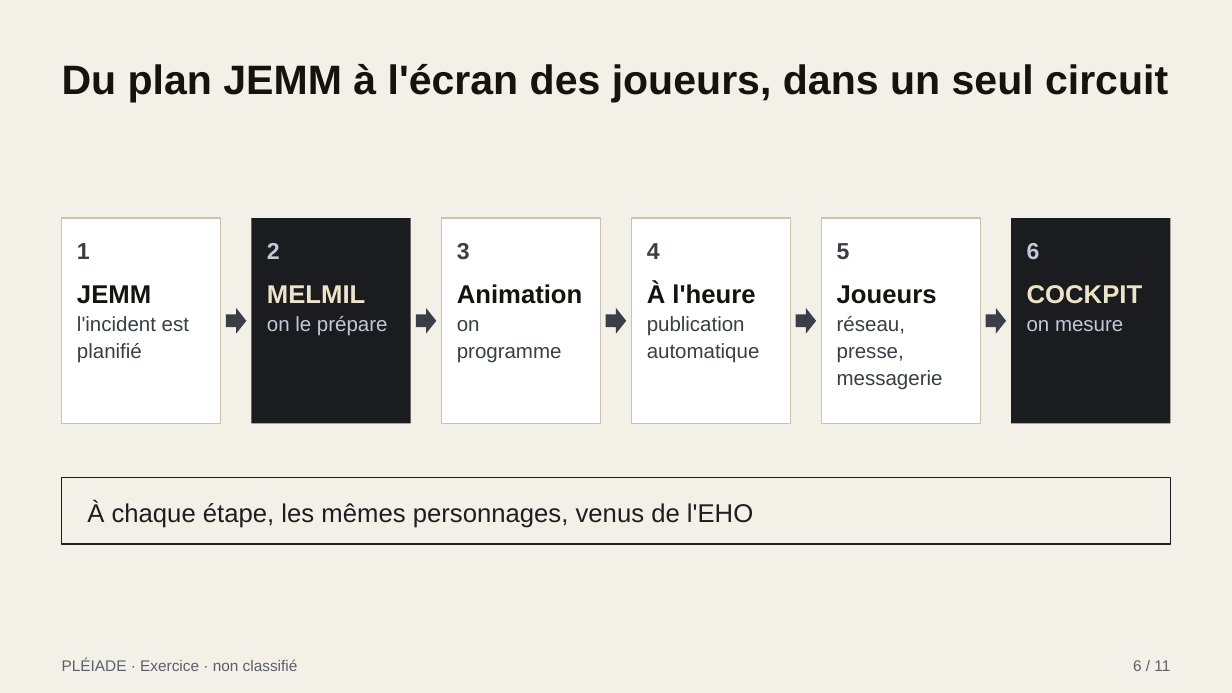
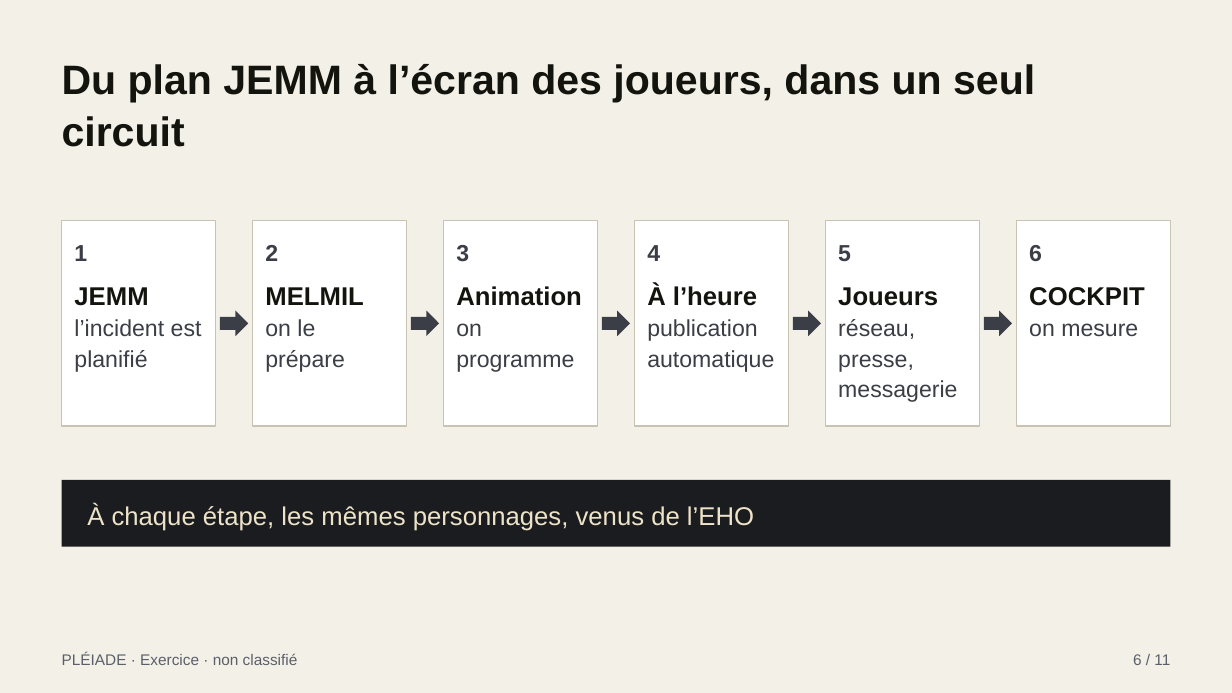
Before and after one commit to ViktorGlarak/MINERVE, a slide deck: slide 6 of PLEIADE/PRESENTATION/PLEIADE_presentation_v2.pptx. Drawn at 1232x693 pixels with LibreOffice and Linux fonts; fonts in the diff are those of the drawing. Boxes give left, top, right and bottom in pixels: in the first picture for what was removed or moved away, otherwise in the second. Text is boxed around its words. In the diff, an @@ line names an element or a change of style, - is before the commit and + after.

```diff
--- a/PLEIADE/PRESENTATION/PLEIADE_presentation_v2.pptx
+++ b/PLEIADE/PRESENTATION/PLEIADE_presentation_v2.pptx
@@ text at box(62, 64, 1035, 147): text changed @@
-Du plan JEMM à l'écran des joueurs, dans un seul circuit
+Du plan JEMM à l’écran des joueurs, dans un seul circuit
@@ rectangle: place and size @@
-rectangle at box(62, 218, 221, 423)
+rectangle at box(62, 221, 216, 426)
@@ rectangle at box(252, 221, 407, 426): fill #1B1C1F to #FFFFFF; outline none to #C9C3B3 1 pt @@
@@ text "2" at box(265, 245, 278, 261): text colour #C3C8D8 to #3B3E46 @@
@@ rectangle: place and size @@
-rectangle at box(631, 218, 790, 423)
+rectangle at box(635, 221, 789, 426)
@@ rectangle at box(1017, 221, 1171, 426): fill #1B1C1F to #FFFFFF; outline none to #C9C3B3 1 pt @@
@@ rectangle: place and size @@
-rectangle at box(1011, 218, 1170, 423)
+rectangle at box(1017, 221, 1171, 426)
@@ text "6" at box(1029, 245, 1042, 261): text colour #C3C8D8 to #3B3E46 @@
@@ text "MELMIL" at box(265, 287, 363, 372): text colour #EDE3C8 to #14140F in "MELMIL"; size 16 to 18 pt, text colour #C3C8D8 to #3B3E46 in "on le prépare" @@
@@ text at box(647, 285, 757, 306): text changed @@
-À l'heure
+À l’heure
@@ text "COCKPIT" at box(1029, 287, 1145, 336): text colour #EDE3C8 to #14140F in "COCKPIT"; size 16 to 18 pt, text colour #C3C8D8 to #3B3E46 in "on mesure" @@
@@ text at box(74, 319, 202, 372): text changed; size 16 to 18 pt @@
-l'incident est planifié
+l’incident est planifié
@@ right arrow: place and size @@
-right arrow at box(226, 308, 246, 334)
+right arrow at box(220, 311, 249, 336)
@@ right arrow: place and size @@
-right arrow at box(416, 308, 436, 334)
+right arrow at box(411, 311, 440, 336)
@@ text at box(456, 323, 574, 372): size 16 to 18 pt in "on programme" @@
@@ right arrow: place and size @@
-right arrow at box(606, 308, 627, 334)
+right arrow at box(602, 311, 630, 336)
@@ text at box(647, 319, 774, 372): size 16 to 18 pt in "publication automatique" @@
@@ right arrow: place and size @@
-right arrow at box(796, 308, 816, 334)
+right arrow at box(793, 311, 822, 336)
@@ text at box(838, 319, 957, 402): size 16 to 18 pt in "réseau, presse, messagerie" @@
@@ right arrow: place and size @@
-right arrow at box(986, 308, 1006, 334)
+right arrow at box(984, 311, 1013, 336)
@@ rectangle at box(62, 480, 1171, 546): fill #F3F0E7 to #1B1C1F; outline #1C1E21 1 pt to none @@
@@ text at box(87, 504, 754, 531): text changed; text colour #1C1E21 to #EDE3C8 @@
-À chaque étape, les mêmes personnages, venus de l'EHO
+À chaque étape, les mêmes personnages, venus de l’EHO
@@ text "PLÉIADE · Exercice · non ...": place and size @@
-text "PLÉIADE · Exercice · non ..." at box(62, 659, 298, 671)
+text "PLÉIADE · Exercice · non ..." at box(62, 652, 298, 665)
@@ text "6 / 11": place and size @@
-text "6 / 11" at box(1133, 660, 1170, 671)
+text "6 / 11" at box(1133, 654, 1170, 665)
```
Also in this commit, not shown: 10 other slides changed, 4 other files.
